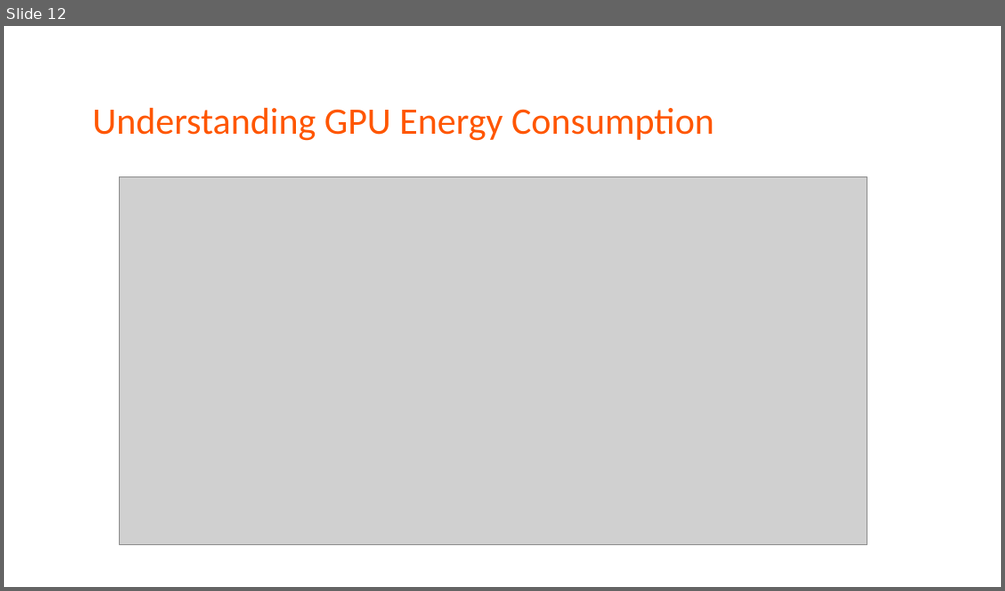
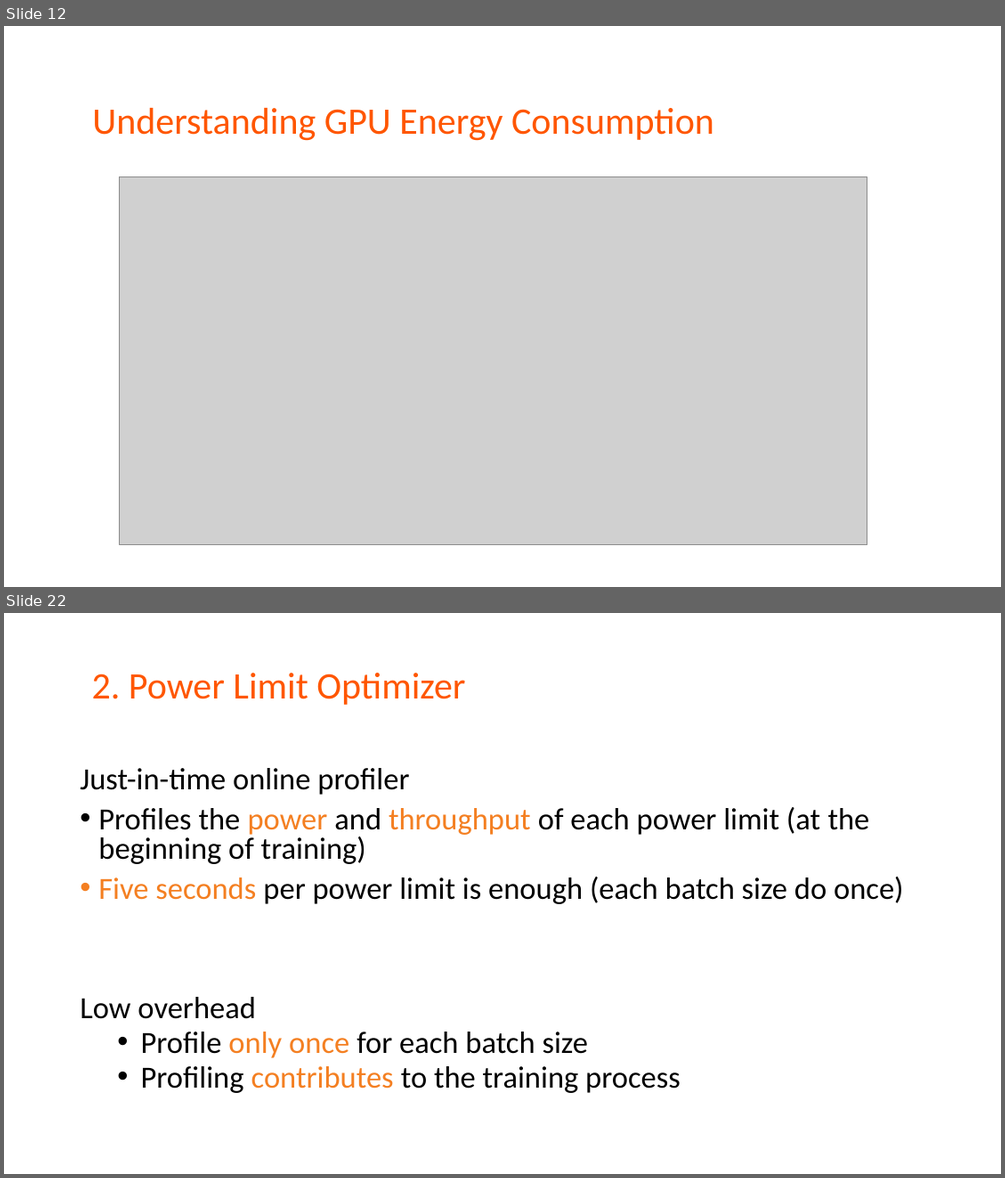
Before and after one commit to LukeLIN-web/CS345, a slide deck: paperview/zeuspresentation.pptx. Shown one above the other, each under a label of ours: slide 12 before the commit, slides 12 and 22 after it; the slides between them are not shown. The pictures are 1005x591 and 1005x1178 pixels, drawn with LibreOffice and Linux fonts; fonts in the diff are those of the drawing; grey boxes stand for pictures. Boxes give left, top, right and bottom in pixels: in the first picture for what was removed or moved away, otherwise in the second. Text is boxed around its words. In the diff, an @@ line names an element or a change of style, - is before the commit and + after.

```diff
--- a/paperview/zeuspresentation.pptx
+++ b/paperview/zeuspresentation.pptx
@@ slide 22 added at bbox=[4, 613, 1001, 1174], background #FFFFFF @@
@@ text added at bbox=[92, 673, 465, 705], 36 pt, text #FF5600 @@
+2. Power Limit Optimizer
@@ text added at bbox=[80, 768, 904, 1093], 29.6 pt, text #000000 @@
+Just-in-time online profiler
+• Profiles the power and throughput of each power limit (at the beginning of training)
+• Five seconds per power limit is enough (each batch size do once)
+Low overhead
+  • Profile only once for each batch size
+  • Profiling contributes to the training process
```
Also in this commit, not shown: 4 slides changed, 14 other slides added, 1 slide removed, 6 other files.
